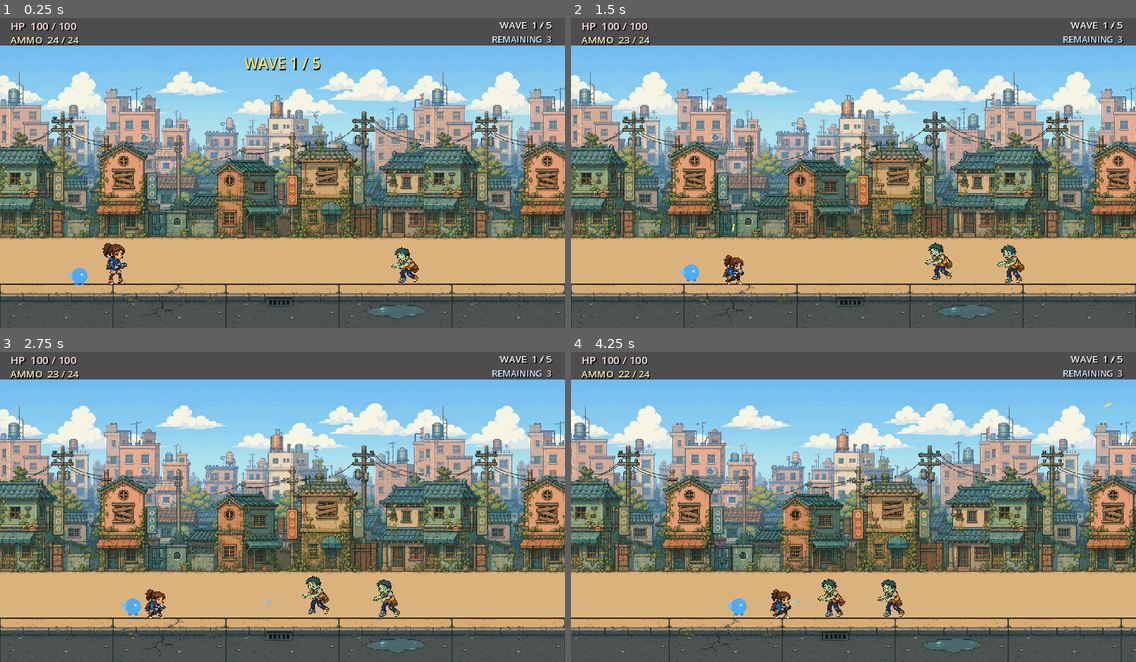
Above: before the commit, frames 1-4 (two rows, left to right).
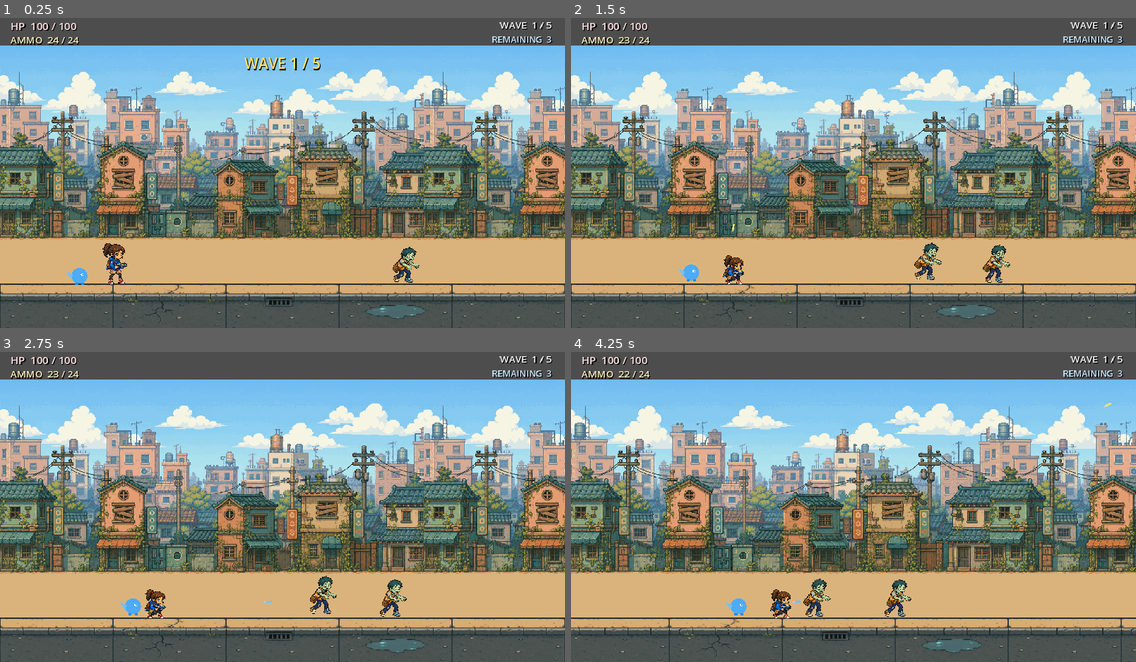
Above: after the commit, the same moments.

Repository: Fishforgithub/pets-vs-zombies
Game: Godot game, scene res://game/main/main.tscn
The game is run twice, just before and just after one commit, with the same random seed, the same clock (stepped at 60 frames per second) and the same inputs.
Inputs (mouse positions are in pixels of both pictures, inside the frame that each line leads up to):
- Up to frame 1 (0.25 s): no input
- Up to frame 2 (1.5 s): tap Enter (restart) at 0.5 s; move the mouse to (977, 154) at 0.52 s; hold S (crouch) 0.53-1.28 s; hold D (move_right) from 0.53 s (still down); tap Space (jump) at 0.77 s; move the mouse to (740, 185) at 1.27 s; click (740, 185) at 1.35 s
- Up to frame 3 (2.75 s): tap Space (jump) at 1.52 s; move the mouse to (339, 432) at 2.02 s; release D (move_right) at 2.03 s; hold A (move_left) from 2.03 s (still down); hold S (crouch) from 2.03 s (still down)
- Up to frame 4 (4.25 s): move the mouse to (825, 565) at 2.77 s; release A (move_left) at 2.78 s; release S (crouch) at 2.78 s; hold D (move_right) from 2.78 s (still down); click (825, 565) at 2.85 s; tap Space (jump) at 3.02, 3.77 s; move the mouse to (1023, 550) at 3.52 s; hold S (crouch) from 3.53 s (still down); tap R (reload) at 4.15 s

The runs differ from the first frame. In frame 1, 0.3% of the frame differs, in the area x 69-75%, y 73-86%; in frame 2, 1.0%, in the area x 60-81%, y 72-86%; in frame 3, 0.8%; in frame 4, 0.9%.

Commit message:
gameplay: add Undead Foreman boss encounter

Diff:
--- /dev/null
+++ b/game/bosses/foreman_boss.gd
@@ -0,0 +1,167 @@
+class_name ForemanBoss
+extends CharacterBody2D
+
+signal health_changed(current: int, maximum: int)
+signal defeated(boss: ForemanBoss)
+
+enum State {
+	CHASE,
+	SWEEP,
+	HURT,
+	DEFEATED,
+}
+
+@export var max_health: int = 650
+@export var move_speed: float = 58.0
+@export var gravity: float = 1280.0
+@export var sweep_damage: int = 24
+@export var sweep_range: float = 145.0
+@export var attack_interval: float = 1.25
+@export var hurt_duration: float = 0.18
+@export var defeat_delay: float = 0.9
+
+var health: int
+var target: PlayerGirl
+var state: State = State.CHASE
+var attack_cooldown: float = 0.45
+var hurt_timer: float = 0.0
+var facing_direction: float = -1.0
+var sweep_targets_hit: Dictionary = {}
+var defeat_emitted: bool = false
+
+@onready var body_collision: CollisionShape2D = $BodyCollision
+@onready var vulnerable_area: Area2D = $VulnerableArea
+@onready var vulnerable_collision: CollisionShape2D = $VulnerableArea/VulnerableCollision
+@onready var sweep_area: Area2D = $SweepArea
+@onready var sweep_collision: CollisionShape2D = $SweepArea/SweepCollision
+@onready var character_sprite: AnimatedSprite2D = $CharacterSprite
+
+func _ready() -> void:
+	health = max_health
+	add_to_group("enemies")
+	character_sprite.animation_finished.connect(_on_animation_finished)
+	character_sprite.frame_changed.connect(_on_animation_frame_changed)
+	sweep_area.body_entered.connect(_on_sweep_body_entered)
+	health_changed.emit(health, max_health)
+	character_sprite.play(&"idle")
+
+func _physics_process(delta: float) -> void:
+	if state == State.DEFEATED:
+		velocity = Vector2.ZERO
+		return
+	if not is_on_floor():
+		velocity.y += gravity * delta
+	attack_cooldown = maxf(0.0, attack_cooldown - delta)
+
+	if not is_instance_valid(target):
+		target = get_tree().get_first_node_in_group("player") as PlayerGirl
+	if is_instance_valid(target):
+		_update_facing(target.global_position.x - global_position.x)
+
+	if state == State.SWEEP:
+		velocity.x = 0.0
+		move_and_slide()
+		return
+	if state == State.HURT:
+		hurt_timer = maxf(0.0, hurt_timer - delta)
+		velocity.x = move_toward(velocity.x, 0.0, move_speed * 8.0 * delta)
+		move_and_slide()
+		if hurt_timer <= 0.0:
+			state = State.CHASE
+		return
+
+	if not is_instance_valid(target) or target.is_dead:
+		velocity.x = 0.0
+		character_sprite.play(&"idle")
+		move_and_slide()
+		return
+
+	var distance_x := target.global_position.x - global_position.x
+	if absf(distance_x) <= sweep_range and attack_cooldown <= 0.0:
+		_start_sweep()
+	elif absf(distance_x) > sweep_range * 0.72:
+		velocity.x = signf(distance_x) * move_speed
+		character_sprite.play(&"walk")
+	else:
+		velocity.x = 0.0
+		character_sprite.play(&"idle")
+	move_and_slide()
+
+func take_damage(amount: int, knockback_direction: Vector2 = Vector2.ZERO) -> void:
+	if state == State.DEFEATED:
+		return
+	health = maxi(0, health - amount)
+	health_changed.emit(health, max_health)
+	if health <= 0:
+		_enter_defeated()
+		return
+	state = State.HURT
+	hurt_timer = hurt_duration
+	velocity += knockback_direction.normalized() * 45.0
+	character_sprite.play(&"hurt")
+
+func _start_sweep() -> void:
+	state = State.SWEEP
+	velocity.x = 0.0
+	sweep_targets_hit.clear()
+	_set_sweep_active(false)
+	character_sprite.play(&"sweep")
+
+func _update_facing(distance_x: float) -> void:
+	if absf(distance_x) <= 0.1:
+		return
+	facing_direction = 1.0 if distance_x > 0.0 else -1.0
+	character_sprite.flip_h = facing_direction > 0.0
+	sweep_area.position.x = 92.0 * facing_direction
+
+func _on_animation_frame_changed() -> void:
+	var sweep_is_active := state == State.SWEEP and character_sprite.animation == &"sweep" and character_sprite.frame == 2
+	_set_sweep_active(sweep_is_active)
+	if sweep_is_active:
+		call_deferred("_damage_overlapping_sweep_targets")
+
+func _on_animation_finished() -> void:
+	if state != State.SWEEP or character_sprite.animation != &"sweep":
+		return
+	_set_sweep_active(false)
+	state = State.CHASE
+	attack_cooldown = attack_interval
+	character_sprite.play(&"idle")
+
+func _set_sweep_active(active: bool) -> void:
+	sweep_collision.set_deferred("disabled", not active)
+	if not active:
+		sweep_targets_hit.clear()
+
+func _damage_overlapping_sweep_targets() -> void:
+	if state != State.SWEEP or character_sprite.frame != 2:
+		return
+	for body in sweep_area.get_overlapping_bodies():
+		_on_sweep_body_entered(body)
+
+func _on_sweep_body_entered(body: Node) -> void:
+	if state != State.SWEEP or character_sprite.animation != &"sweep" or character_sprite.frame != 2:
+		return
+	if not body is PlayerGirl or sweep_targets_hit.has(body):
+		return
+	sweep_targets_hit[body] = true
+	var player := body as PlayerGirl
+	player.take_damage(sweep_damage, Vector2(facing_direction, -0.2))
+
+func _enter_defeated() -> void:
+	state = State.DEFEATED
+	velocity = Vector2.ZERO
+	remove_from_group("enemies")
+	body_collision.set_deferred("disabled", true)
+	vulnerable_collision.set_deferred("disabled", true)
+	_set_sweep_active(false)
+	character_sprite.play(&"defeated")
+	_emit_defeated_after_delay()
+
+func _emit_defeated_after_delay() -> void:
+	if defeat_delay > 0.0:
+		await get_tree().create_timer(defeat_delay).timeout
+	if defeat_emitted:
+		return
+	defeat_emitted = true
+	defeated.emit(self)
--- /dev/null
+++ b/game/bosses/foreman_boss.tscn
@@ -0,0 +1,174 @@
+[gd_scene load_steps=22 format=3]
+
+[ext_resource type="Script" path="res://game/bosses/foreman_boss.gd" id="1"]
+[ext_resource type="Texture2D" path="res://assets/bosses/stage1_foreman/idle.png" id="2"]
+[ext_resource type="Texture2D" path="res://assets/bosses/stage1_foreman/walk_sheet.png" id="3"]
+[ext_resource type="Texture2D" path="res://assets/bosses/stage1_foreman/sweep_sheet.png" id="4"]
+[ext_resource type="Texture2D" path="res://assets/bosses/stage1_foreman/reaction_sheet.png" id="5"]
+
+[sub_resource type="CapsuleShape2D" id="BodyShape"]
+radius = 32.0
+height = 120.0
+
+[sub_resource type="RectangleShape2D" id="VulnerableShape"]
+size = Vector2(74, 108)
+
+[sub_resource type="RectangleShape2D" id="SweepShape"]
+size = Vector2(165, 58)
+
+[sub_resource type="AtlasTexture" id="Walk0"]
+atlas = ExtResource("3")
+region = Rect2(0, 0, 512, 512)
+
+[sub_resource type="AtlasTexture" id="Walk1"]
+atlas = ExtResource("3")
+region = Rect2(512, 0, 512, 512)
+
+[sub_resource type="AtlasTexture" id="Walk2"]
+atlas = ExtResource("3")
+region = Rect2(0, 512, 512, 512)
+
+[sub_resource type="AtlasTexture" id="Walk3"]
+atlas = ExtResource("3")
+region = Rect2(512, 512, 512, 512)
+
+[sub_resource type="AtlasTexture" id="Sweep0"]
+atlas = ExtResource("4")
+region = Rect2(0, 0, 512, 512)
+
+[sub_resource type="AtlasTexture" id="Sweep1"]
+atlas = ExtResource("4")
+region = Rect2(512, 0, 512, 512)
+
+[sub_resource type="AtlasTexture" id="Sweep2"]
+atlas = ExtResource("4")
+region = Rect2(0, 512, 512, 512)
+
+[sub_resource type="AtlasTexture" id="Sweep3"]
+atlas = ExtResource("4")
+region = Rect2(512, 512, 512, 512)
+
+[sub_resource type="AtlasTexture" id="Reaction0"]
+atlas = ExtResource("5")
+region = Rect2(0, 0, 512, 512)
+
+[sub_resource type="AtlasTexture" id="Reaction1"]
+atlas = ExtResource("5")
+region = Rect2(512, 0, 512, 512)
+
+[sub_resource type="AtlasTexture" id="Reaction2"]
+atlas = ExtResource("5")
+region = Rect2(0, 512, 512, 512)
+
+[sub_resource type="AtlasTexture" id="Reaction3"]
+atlas = ExtResource("5")
+region = Rect2(512, 512, 512, 512)
+
+[sub_resource type="SpriteFrames" id="ForemanFrames"]
+animations = [{
+"frames": [{
+"duration": 1.0,
+"texture": SubResource("Reaction3")
+}],
+"loop": false,
+"name": &"defeated",
+"speed": 1.0
+}, {
+"frames": [{
+"duration": 1.0,
+"texture": SubResource("Reaction0")
+}],
+"loop": false,
+"name": &"hurt",
+"speed": 1.0
+}, {
+"frames": [{
+"duration": 1.0,
+"texture": ExtResource("2")
+}],
+"loop": true,
+"name": &"idle",
+"speed": 1.0
+}, {
+"frames": [{
+"duration": 1.0,
+"texture": SubResource("Reaction1")
+}],
+"loop": false,
+"name": &"rage",
+"speed": 1.0
+}, {
+"frames": [{
+"duration": 1.0,
+"texture": SubResource("Reaction2")
+}],
+"loop": false,
+"name": &"stunned",
+"speed": 1.0
+}, {
+"frames": [{
+"duration": 1.0,
+"texture": SubResource("Sweep0")
+}, {
+"duration": 1.0,
+"texture": SubResource("Sweep1")
+}, {
+"duration": 1.0,
+"texture": SubResource("Sweep2")
+}, {
+"duration": 1.0,
+"texture": SubResource("Sweep3")
+}],
+"loop": false,
+"name": &"sweep",
+"speed": 7.0
+}, {
+"frames": [{
+"duration": 1.0,
+"texture": SubResource("Walk0")
+}, {
+"duration": 1.0,
+"texture": SubResource("Walk1")
+}, {
+"duration": 1.0,
+"texture": SubResource("Walk2")
+}, {
+"duration": 1.0,
+"texture": SubResource("Walk3")
+}],
+"loop": true,
+"name": &"walk",
+"speed": 6.0
+}]
+
+[node name="ForemanBoss" type="CharacterBody2D"]
+collision_layer = 0
+collision_mask = 3
+script = ExtResource("1")
+
+[node name="BodyCollision" type="CollisionShape2D" parent="."]
+position = Vector2(0, -60)
+shape = SubResource("BodyShape")
+
+[node name="VulnerableArea" type="Area2D" parent="."]
+collision_layer = 4
+collision_mask = 0
+
+[node name="VulnerableCollision" type="CollisionShape2D" parent="VulnerableArea"]
+position = Vector2(0, -64)
+shape = SubResource("VulnerableShape")
+
+[node name="SweepArea" type="Area2D" parent="."]
+position = Vector2(-92, -64)
+collision_layer = 0
+collision_mask = 2
+
+[node name="SweepCollision" type="CollisionShape2D" parent="SweepArea"]
+shape = SubResource("SweepShape")
+disabled = true
+
+[node name="CharacterSprite" type="AnimatedSprite2D" parent="."]
+position = Vector2(0, -115)
+scale = Vector2(0.45, 0.45)
+sprite_frames = SubResource("ForemanFrames")
+animation = &"idle"
--- a/game/enemies/zombie.gd
+++ b/game/enemies/zombie.gd
@@ -40,7 +40,7 @@
 	if not is_instance_valid(target):
 		target = get_tree().get_first_node_in_group("player") as PlayerGirl
 	if is_instance_valid(character_sprite) and is_instance_valid(target):
-		character_sprite.flip_h = target.global_position.x < global_position.x
+		character_sprite.flip_h = target.global_position.x > global_position.x
 
 	attack_cooldown = maxf(0.0, attack_cooldown - delta)
 	attack_animation_timer = maxf(0.0, attack_animation_timer - delta)
--- a/game/main/main.gd
+++ b/game/main/main.gd
@@ -1,6 +1,7 @@
 extends Node2D
 
 const ZOMBIE_SCENE := preload("res://game/enemies/zombie.tscn")
+const FOREMAN_SCENE := preload("res://game/bosses/foreman_boss.tscn")
 const CITY_FAR_PATH := "res://assets/backgrounds/stage1/city_far.png"
 const GROUND_TILES_PATH := "res://assets/tilesets/stage1/ground_tiles.png"
 const STAGE_WIDTH: float = 2800.0
@@ -16,6 +17,7 @@
 @onready var wave_director: WaveDirector = $WaveDirector
 
 var defeated_count: int = 0
+var active_boss: ForemanBoss
 var finished: bool = false
 var production_background_active: bool = false
 var ground_tiles_texture: Texture2D
@@ -83,9 +85,28 @@
 func _on_all_waves_completed() -> void:
 	if finished:
 		return
+	_spawn_foreman()
+
+func _spawn_foreman() -> void:
+	active_boss = FOREMAN_SCENE.instantiate() as ForemanBoss
+	enemies.add_child(active_boss)
+	active_boss.global_position = Vector2(clampf(player.global_position.x + 760.0, 420.0, STAGE_WIDTH - 140.0), 620.0)
+	active_boss.target = player
+	active_boss.health_changed.connect(_on_foreman_health_changed)
+	active_boss.defeated.connect(_on_foreman_defeated)
+	hud.show_boss(active_boss.max_health)
+	hud.show_boss_banner("UNDEAD FOREMAN")
+
+func _on_foreman_health_changed(current: int, maximum: int) -> void:
+	hud.set_boss_health(current, maximum)
+
+func _on_foreman_defeated(_boss: ForemanBoss) -> void:
+	if finished:
+		return
 	finished = true
 	player.is_dead = true
-	hud.show_result("STAGE CLEAR!", "Five waves cleared. The street is quiet... for now.")
+	hud.hide_boss()
+	hud.show_result("STAGE CLEAR!", "The Undead Foreman has fallen.")
 
 func _on_player_died() -> void:
 	if finished:
--- a/game/projectiles/bullet.gd
+++ b/game/projectiles/bullet.gd
@@ -8,9 +8,11 @@
 @export var color: Color = Color("ffe066")
 
 var direction: Vector2 = Vector2.RIGHT
+var hit_consumed: bool = false
 
 func _ready() -> void:
 	body_entered.connect(_on_body_entered)
+	area_entered.connect(_on_area_entered)
 	queue_redraw()
 
 func _physics_process(delta: float) -> void:
@@ -28,10 +30,24 @@
 	queue_redraw()
 
 func _on_body_entered(body: Node) -> void:
-	if not body.is_in_group(target_group):
+	_try_damage(body)
+
+func _on_area_entered(area: Area2D) -> void:
+	_try_damage(area)
+
+func _try_damage(hit_node: Node) -> void:
+	if hit_consumed:
 		return
-	if body.has_method("take_damage"):
-		body.take_damage(damage, direction)
+	var damage_target := hit_node
+	if not damage_target.is_in_group(target_group):
+		var parent := damage_target.get_parent()
+		if parent == null or not parent.is_in_group(target_group):
+			return
+		damage_target = parent
+	if not damage_target.has_method("take_damage"):
+		return
+	hit_consumed = true
+	damage_target.take_damage(damage, direction)
 	queue_free()
 
 func _draw() -> void:
--- a/game/ui/hud.gd
+++ b/game/ui/hud.gd
@@ -7,6 +7,9 @@
 var objective_label: Label
 var banner_label: Label
 var banner_timer: float = 0.0
+var boss_panel: ColorRect
+var boss_name_label: Label
+var boss_health_bar: ProgressBar
 var message_panel: ColorRect
 var message_label: Label
 
@@ -24,6 +27,27 @@
 	banner_label.size = Vector2(400, 52)
 	banner_label.horizontal_alignment = HORIZONTAL_ALIGNMENT_CENTER
 	banner_label.visible = false
+
+	boss_panel = ColorRect.new()
+	boss_panel.position = Vector2(335, 18)
+	boss_panel.size = Vector2(610, 54)
+	boss_panel.color = Color(0.16, 0.05, 0.06, 0.9)
+	boss_panel.visible = false
+	add_child(boss_panel)
+
+	boss_name_label = Label.new()
+	boss_name_label.position = Vector2(12, 7)
+	boss_name_label.size = Vector2(180, 38)
+	boss_name_label.text = "UNDEAD FOREMAN"
+	boss_name_label.add_theme_font_size_override("font_size", 17)
+	boss_name_label.add_theme_color_override("font_color", Color("ffd8a8"))
+	boss_panel.add_child(boss_name_label)
+
+	boss_health_bar = ProgressBar.new()
+	boss_health_bar.position = Vector2(188, 12)
+	boss_health_bar.size = Vector2(404, 30)
+	boss_health_bar.show_percentage = false
+	boss_panel.add_child(boss_health_bar)
 
 	message_panel = ColorRect.new()
 	message_panel.position = Vector2(360, 245)
@@ -78,6 +102,23 @@
 func set_objective(defeated: int, required: int) -> void:
 	objective_label.text = "ZOMBIES  %d / %d" % [defeated, required]
 
+func show_boss(maximum: int) -> void:
+	boss_health_bar.max_value = maximum
+	boss_health_bar.value = maximum
+	boss_panel.visible = true
+
+func set_boss_health(current: int, maximum: int) -> void:
+	boss_health_bar.max_value = maximum
+	boss_health_bar.value = current
+
+func hide_boss() -> void:
+	boss_panel.visible = false
+
+func show_boss_banner(boss_name: String) -> void:
+	banner_label.text = boss_name
+	banner_label.visible = true
+	banner_timer = 1.8
+
 func show_result(title: String, subtitle: String) -> void:
 	message_panel.visible = true
 	message_label.text = "%s\n%s\n\nPress Enter" % [title, subtitle]
--- /dev/null
+++ b/tests/foreman-boss.gd
@@ -0,0 +1,116 @@
+extends SceneTree
+
+var failures: Array[String] = []
+var boss_defeated: bool = false
+
+func _init() -> void:
+	call_deferred("_run")
+
+func _run() -> void:
+	var packed_scene := load("res://game/bosses/foreman_boss.tscn") as PackedScene
+	_check(packed_scene != null, "Foreman boss scene loads")
+	if packed_scene == null:
+		_finish()
+		return
+
+	var host := Node2D.new()
+	root.add_child(host)
+	current_scene = host
+	var floor := StaticBody2D.new()
+	var floor_collision := CollisionShape2D.new()
+	var floor_shape := RectangleShape2D.new()
+	floor_shape.size = Vector2(600.0, 20.0)
+	floor_collision.shape = floor_shape
+	floor.add_child(floor_collision)
+	floor.position = Vector2(0.0, 10.0)
+	host.add_child(floor)
+
+	var player_scene := load("res://game/player/player.tscn") as PackedScene
+	var player := player_scene.instantiate() as PlayerGirl
+	host.add_child(player)
+	var boss := packed_scene.instantiate() as ForemanBoss
+	boss.position = Vector2(100.0, 0.0)
+	boss.defeat_delay = 0.0
+	host.add_child(boss)
+	boss.target = player
+	boss.defeated.connect(_on_boss_defeated)
+	await physics_frame
+	await physics_frame
+
+	_check(boss.body_collision != null, "Boss has a separate body collision")
+	_check(boss.vulnerable_collision != null, "Boss has a separate vulnerable area")
+	_check(boss.sweep_collision != null, "Boss has a separate hammer sweep hitbox")
+	_check(boss.is_in_group("enemies"), "Boss is targetable by player and pet attacks")
+
+	var frames := boss.character_sprite.sprite_frames
+	for animation_name in [&"idle", &"hurt", &"rage", &"stunned", &"defeated"]:
+		_check(frames.has_animation(animation_name), "%s boss animation exists" % animation_name)
+		if frames.has_animation(animation_name):
+			_check(frames.get_frame_count(animation_name) == 1, "%s is a state pose" % animation_name)
+	for animation_name in [&"walk", &"sweep"]:
+		_check(frames.has_animation(animation_name), "%s boss animation exists" % animation_name)
+		if frames.has_animation(animation_name):
+			_check(frames.get_frame_count(animation_name) == 4, "%s has four frames" % animation_name)
+			for frame_index in range(4):
+				var texture := frames.get_frame_texture(animation_name, frame_index)
+				_check(texture != null and texture.get_size() == Vector2(512.0, 512.0), "%s frame %d is 512x512" % [animation_name, frame_index])
+
+	boss._update_facing(-10.0)
+	_check(not boss.character_sprite.flip_h and boss.sweep_area.position.x < 0.0, "Authored left-facing boss and hitbox stay aligned")
+	boss._update_facing(10.0)
+	_check(boss.character_sprite.flip_h and boss.sweep_area.position.x > 0.0, "Mirrored boss and hitbox face right together")
+
+	var bullet_scene := load("res://game/projectiles/bullet.tscn") as PackedScene
+	var bullet := bullet_scene.instantiate() as GameBullet
+	host.add_child(bullet)
+	var health_before_bullet := boss.health
+	bullet.configure(Vector2.RIGHT, &"enemies", 25, Color.WHITE)
+	bullet._try_damage(boss.vulnerable_area)
+	_check(boss.health == health_before_bullet - 25, "Projectile routes vulnerable-area damage to the boss")
+
+	boss.state = ForemanBoss.State.SWEEP
+	boss.character_sprite.play(&"sweep")
+	boss.character_sprite.pause()
+	boss.character_sprite.frame = 1
+	boss._on_animation_frame_changed()
+	await physics_frame
+	_check(boss.sweep_collision.disabled, "Sweep hitbox is disabled before active frame 2")
+	boss._update_facing(-10.0)
+	boss.character_sprite.frame = 2
+	boss._on_animation_frame_changed()
+	await physics_frame
+	await physics_frame
+	_check(not boss.sweep_collision.disabled, "Sweep hitbox enables on frame 2")
+	_check(player.health == player.max_health - boss.sweep_damage, "Active sweep frame damages the player once")
+	boss.character_sprite.frame = 3
+	boss._on_animation_frame_changed()
+	await physics_frame
+	_check(boss.sweep_collision.disabled, "Sweep hitbox disables during recovery")
+
+	boss.take_damage(boss.health)
+	await physics_frame
+	_check(boss.state == ForemanBoss.State.DEFEATED, "Lethal damage enters defeated state")
+	_check(not boss.is_in_group("enemies"), "Defeated boss is removed from target group")
+	_check(boss.body_collision.disabled and boss.vulnerable_collision.disabled, "Defeated boss disables collision and damage reception")
+	_check(boss_defeated, "Boss emits defeated after presentation delay")
+
+	host.queue_free()
+	_finish()
+
+func _on_boss_defeated(_boss: ForemanBoss) -> void:
+	boss_defeated = true
+
+func _check(condition: bool, message: String) -> void:
+	if condition:
+		print("PASS: ", message)
+	else:
+		failures.append(message)
+		push_error("FAIL: " + message)
+
+func _finish() -> void:
+	if failures.is_empty():
+		print("Foreman boss checks passed.")
+		quit(0)
+	else:
+		printerr("Foreman boss checks failed: ", ", ".join(failures))
+		quit(1)
--- a/tests/gameplay-smoke.gd
+++ b/tests/gameplay-smoke.gd
@@ -80,7 +80,14 @@
 			break
 	_check(main.defeated_count == 5, "Five fast test waves each award one defeat")
 	_check(main.wave_director.finished, "Defeating all five waves completes the director")
-	_check(main.finished, "Stage completion marks the run finished")
+	_check(is_instance_valid(main.active_boss), "Foreman enters after wave five")
+	_check(main.hud.boss_panel.visible, "Boss entrance shows the boss health bar")
+	if is_instance_valid(main.active_boss):
+		main.active_boss.defeat_delay = 0.0
+		main.active_boss.take_damage(main.active_boss.health)
+		await process_frame
+		await physics_frame
+	_check(main.finished, "Defeating the boss marks the run finished")
 	_check(main.hud.message_panel.visible, "Stage completion shows the result panel")
 	_check("STAGE CLEAR!" in main.hud.message_label.text, "Stage completion shows the clear message")
 
Not shown, changed: docs/ASSET_MIGRATION.md
Not shown, changed: docs/STAGE_1_PLAN.md
